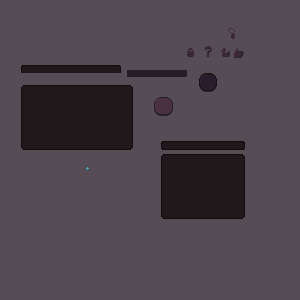
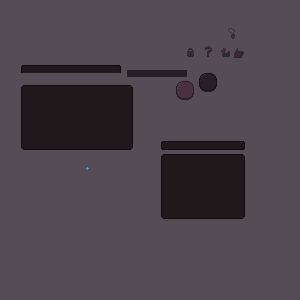
Layer changes from the first 300 x 300 image to the second:
renamed "InventorySlotSelected.png" to "PilgrimSackSlotSelected.png", painted on it over [154, 81, 194, 115]
